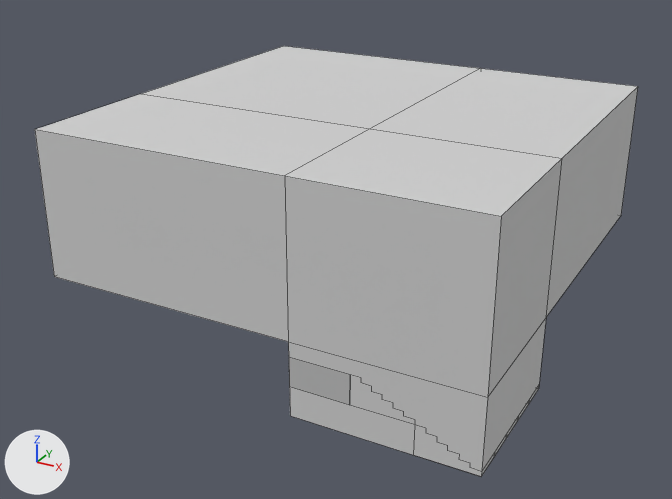
The Blender file android/assets/model/inside_level2_jump_and_shoot.blend as it was, and as the next commit left it.
One viewpoint serves both versions: a camera (50 mm lens) standing at (34.9, -62.6, 26.2) and looking at (6.2, -10.5, 0.2). The axes (+X, +Y, +Z) are drawn at lower left. The lights are the same throughout. Mesh edges are drawn as thin lines on the coarser meshes.

In view in the first picture: 'block', 'stair.025', 'stair.026', 'walls'.
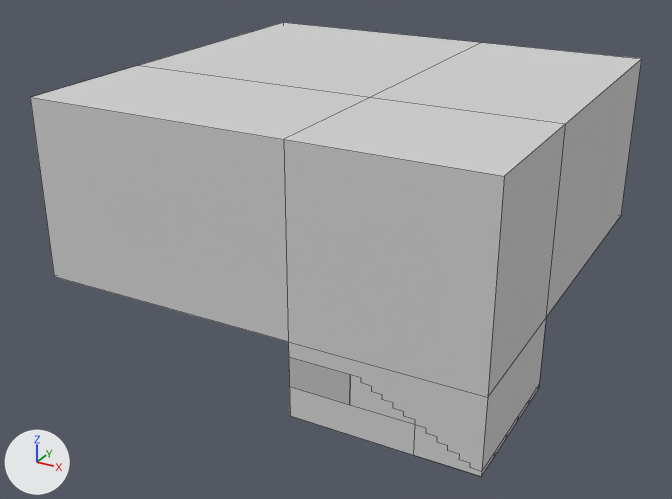
Where the newer file only moved an object's origin or applied its transform, the numbers keep the older frame.

Boxes [x1, y1, x2, y2] around the edits, measured in the pictures (672 x 499 px; the box of a moved part takes in the faces that stretch with it):
'walls', reshaped
    before: [35, 46, 638, 471]
    after: [30, 22, 642, 471]
part 1 of me_cube_001, moved or reshaped
    before: [35, 46, 638, 287]
    after: [30, 22, 642, 287]

The edits, one by one:
me_cube_001 has 22 vertices, 20 faces and spans x -15.0..15.0, y -17.0..-2.0, z -14.5..14.5.
me_cube_001 is used by ob_walls; location (7.0, -8.5, 12.0); rotation (1.571, 0.0, 0.0), in degrees (90, 0, 0).
me_cube_001 part 1: all 9 vertices in x -15.0..15.0, y -2.0, z -14.5..14.5 are moved by (0.0, 2.0, 0.0).
